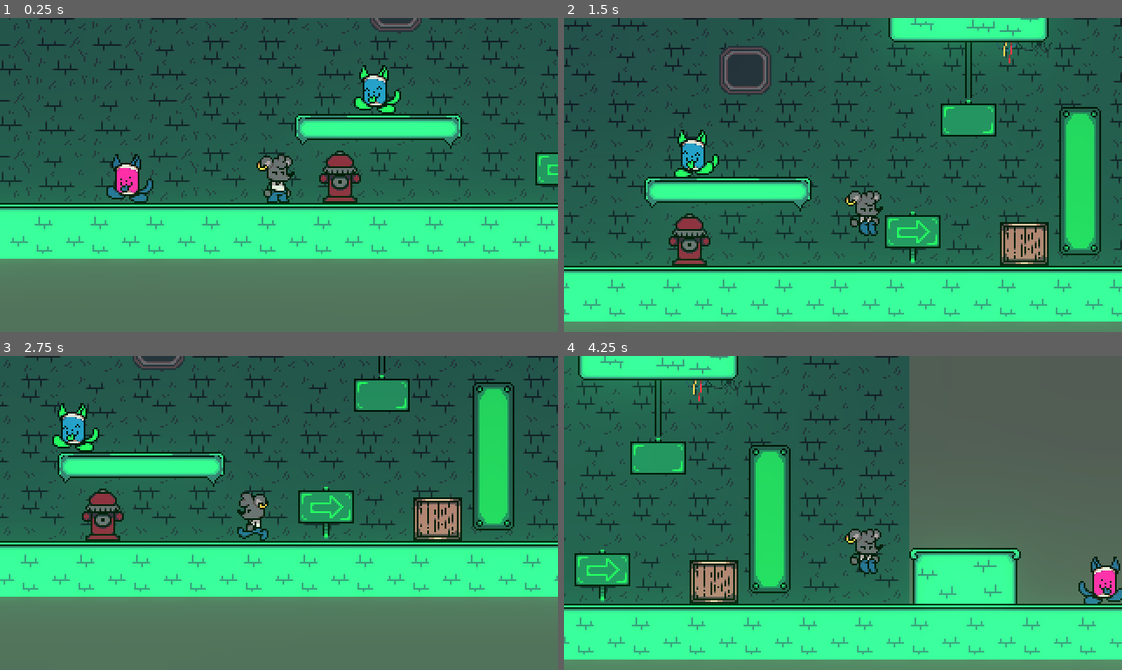
Above: before the commit, frames 1-4 (two rows, left to right).
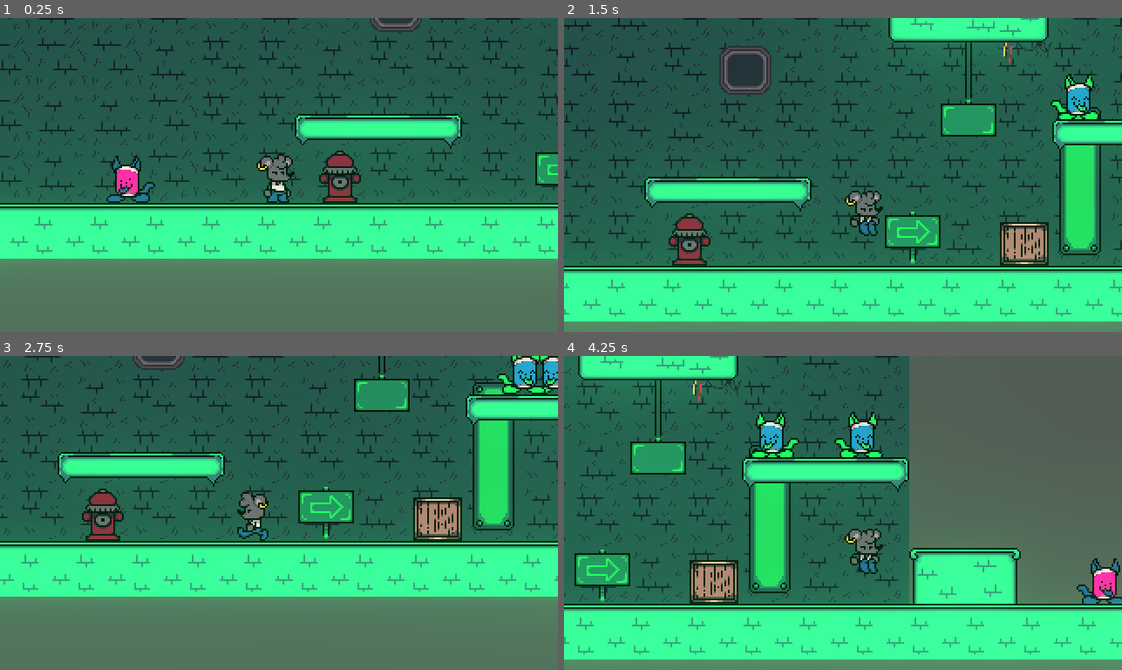
Above: after the commit, the same moments.

Repository: MonkeMango/sidealleysqueaks-source
Game: Godot game, scene res://scenes/Areas/testscene.tscn
Same seed, same stepped clock (60 frames per second), same inputs: the game is played once before the commit and once after it.
Inputs:
- Up to frame 1 (0.25 s): no input
- Up to frame 2 (1.5 s): hold Right (ui_right) from 0.53 s (still down); tap Space (jump) at 0.77 s
- Up to frame 3 (2.75 s): tap Space (jump) at 1.52 s; release Right (ui_right) at 2.03 s; hold Left (ui_left) from 2.03 s (still down)
- Up to frame 4 (4.25 s): release Left (ui_left) at 2.78 s; hold Right (ui_right) from 2.78 s (still down); tap Space (jump) at 3.02, 3.77 s

The runs differ from the first frame. In frame 1, 1.2% of the frame differs, in the area x 19-72%, y 15-59%; in frame 2, 2.5%; in frame 3, 3.1%; in frame 4, 4.3%, in the area x 31-100%, y 17-79%.

Commit message:
Folder structure in testscene and kanmiddies can collide with each other

Diff:
--- a/scenes/Areas/testscene.tscn
+++ b/scenes/Areas/testscene.tscn
@@ -584,10 +584,6 @@
 
 [node name="ParallaxLayer3" type="ParallaxLayer" parent="ParallaxBackground"]
 
-[node name="platform" parent="." instance=ExtResource( 4 )]
-modulate = Color( 1.5, 1.5, 1.5, 1 )
-position = Vector2( -12, 38 )
-
 [node name="bgaudio" type="AudioStreamPlayer2D" parent="."]
 stream = ExtResource( 5 )
 autoplay = true
@@ -597,14 +593,29 @@
 anims/Ein = SubResource( 11 )
 anims/RESET = SubResource( 12 )
 
-[node name="Kankitty" parent="." instance=ExtResource( 6 )]
+[node name="Platforms" type="Node2D" parent="."]
+
+[node name="platform" parent="Platforms" instance=ExtResource( 4 )]
+modulate = Color( 1.5, 1.5, 1.5, 1 )
+position = Vector2( -12, 38 )
+
+[node name="platform2" parent="Platforms" instance=ExtResource( 4 )]
+modulate = Color( 1.5, 1.5, 1.5, 1 )
+position = Vector2( 222, 5 )
+
+[node name="Enemies" type="Node2D" parent="."]
+
+[node name="Kankitty" parent="Enemies" instance=ExtResource( 6 )]
 position = Vector2( -106, 149 )
 
-[node name="Kankitty2" parent="." instance=ExtResource( 6 )]
+[node name="Kankitty2" parent="Enemies" instance=ExtResource( 6 )]
 position = Vector2( 409, 149 )
 
-[node name="Blueberry Kankitty" parent="." instance=ExtResource( 3 )]
-position = Vector2( 36, 97 )
+[node name="Blueberry Kankitty" parent="Enemies" instance=ExtResource( 3 )]
+position = Vector2( 312, 63 )
+
+[node name="Blueberry Kankitty2" parent="Enemies" instance=ExtResource( 3 )]
+position = Vector2( 234, 63 )
 
 [node name="Player" parent="." instance=ExtResource( 1 )]
 position = Vector2( -19, 143 )
--- a/src/Enemies/Blueberry Kankitty.tscn
+++ b/src/Enemies/Blueberry Kankitty.tscn
@@ -43,10 +43,10 @@
 
 [node name="Blueberry Kankitty" instance=ExtResource( 1 )]
 script = SubResource( 1 )
+numsteps = 200
 
 [node name="AnimatedSprite" parent="CollisionShape2D" index="0"]
 frames = SubResource( 2 )
-frame = 3
 
 [node name="Floorcast" type="RayCast2D" parent="CollisionShape2D" index="2"]
 position = Vector2( -7, 0 )
--- a/src/Enemies/Kankitty.gd
+++ b/src/Enemies/Kankitty.gd
@@ -15,6 +15,9 @@
 
 onready var collider := $CollisionShape2D
 onready var wallcast := $CollisionShape2D/Wallcast
+
+func _ready():
+	wallcast.add_exception(self)
 
 func _physics_process(delta):
 	# strokin...
--- a/src/Enemies/Kankitty.tscn
+++ b/src/Enemies/Kankitty.tscn
@@ -37,12 +37,12 @@
 position = Vector2( 0, -5 )
 frames = SubResource( 1 )
 animation = "walk"
-frame = 3
 playing = true
 offset = Vector2( 1, 0 )
 
 [node name="Wallcast" type="RayCast2D" parent="CollisionShape2D"]
 enabled = true
 cast_to = Vector2( -10, 0 )
+collision_mask = 3
 
 [connection signal="frame_changed" from="CollisionShape2D/AnimatedSprite" to="." method="_on_AnimatedSprite_frame_changed"]
